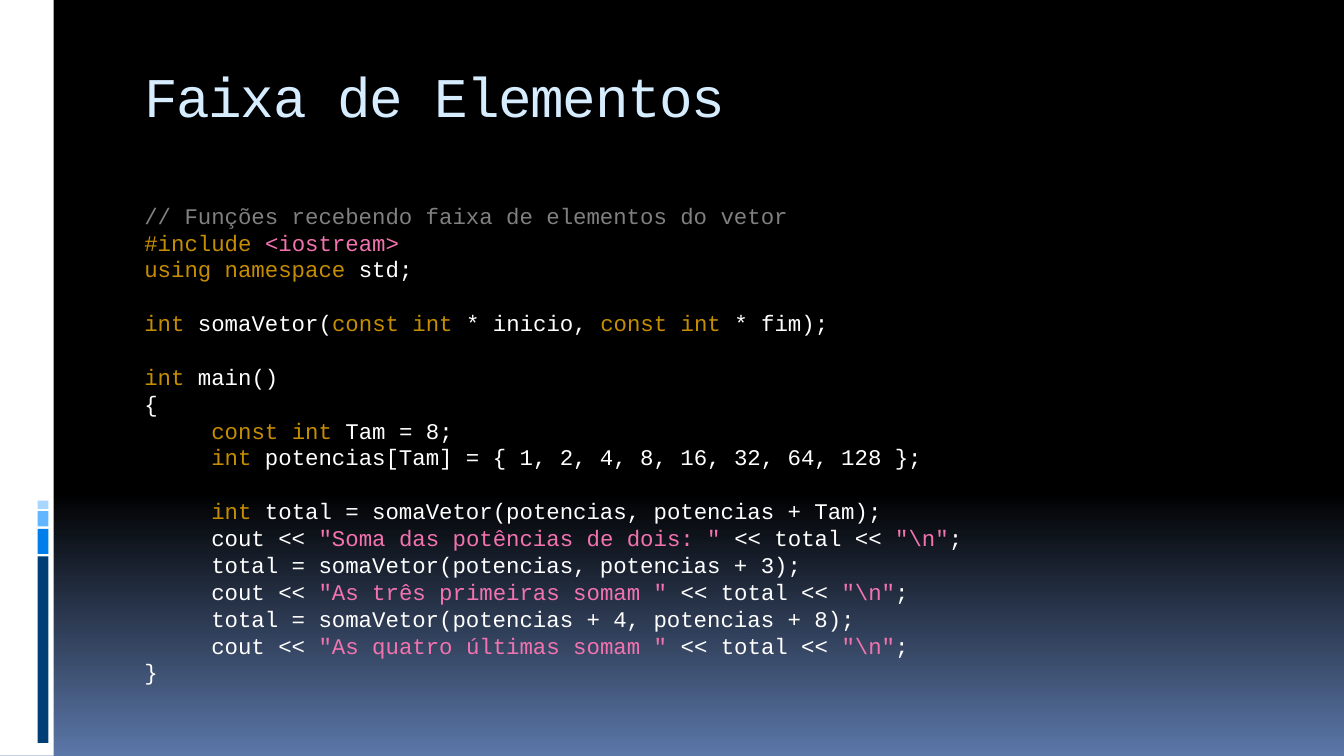
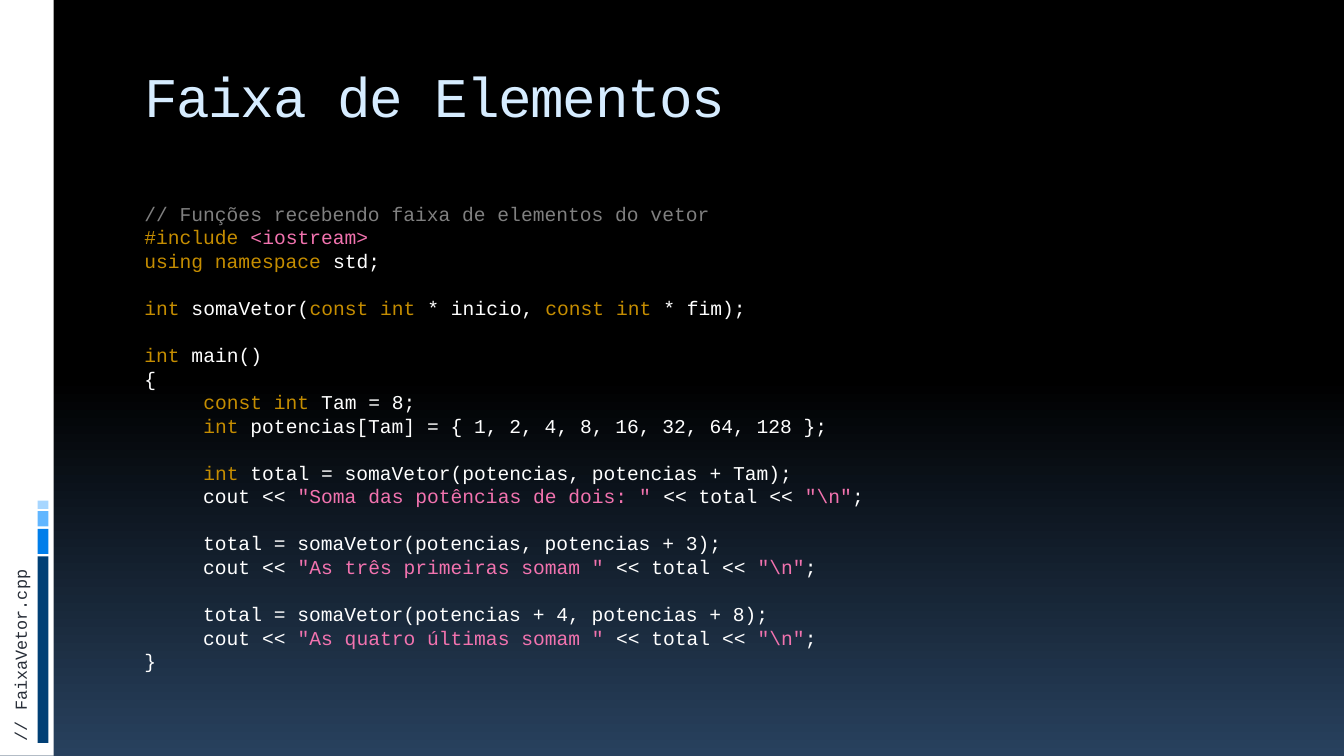
Before and after one commit to JudsonSS/ProgComp, a slide deck: slide 26 of Slides/25. Funções com Vetores.pptx (slide 25 before the commit). Drawn at 1344x756 pixels with LibreOffice and Linux fonts; fonts in the diff are those of the drawing. Boxes give left, top, right and bottom in pixels: in the first picture for what was removed or moved away, otherwise in the second. Text is boxed around its words. In the diff, an @@ line names an element or a change of style, - is before the commit and + after.

```diff
--- a/Slides/25. Funções com Vetores.pptx
+++ b/Slides/25. Funções com Vetores.pptx
@@ background gradient #000000 to #5B77A8 to gradient #000000 to #28415E @@
@@ text "// Funções recebendo faixa de ..." at (144,207,864,649): size 16 to 14 pt @@
@@ text added at (13,584,32,707), 12 pt, text #272D38 @@
+// FaixaVetor.cpp
```
Also in this commit, not shown: 28 other slides changed, 1 slide added, 5 other files.
